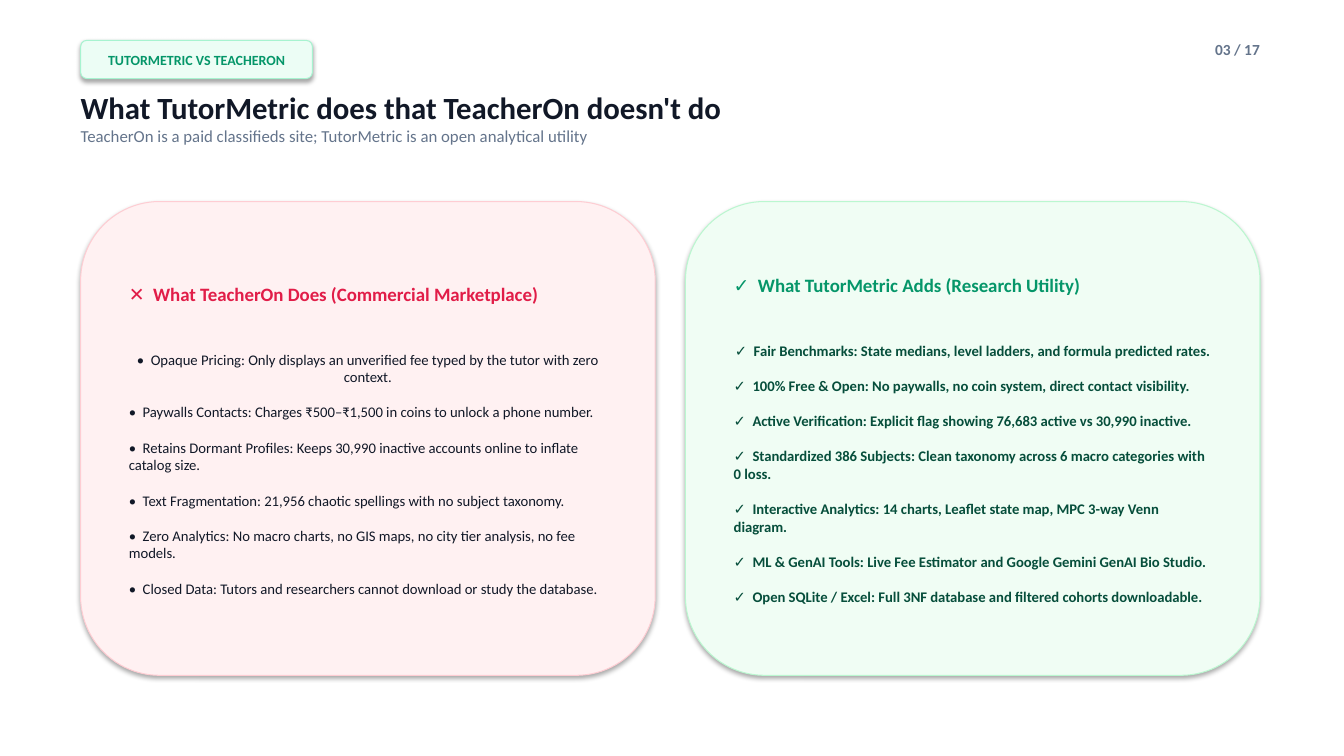
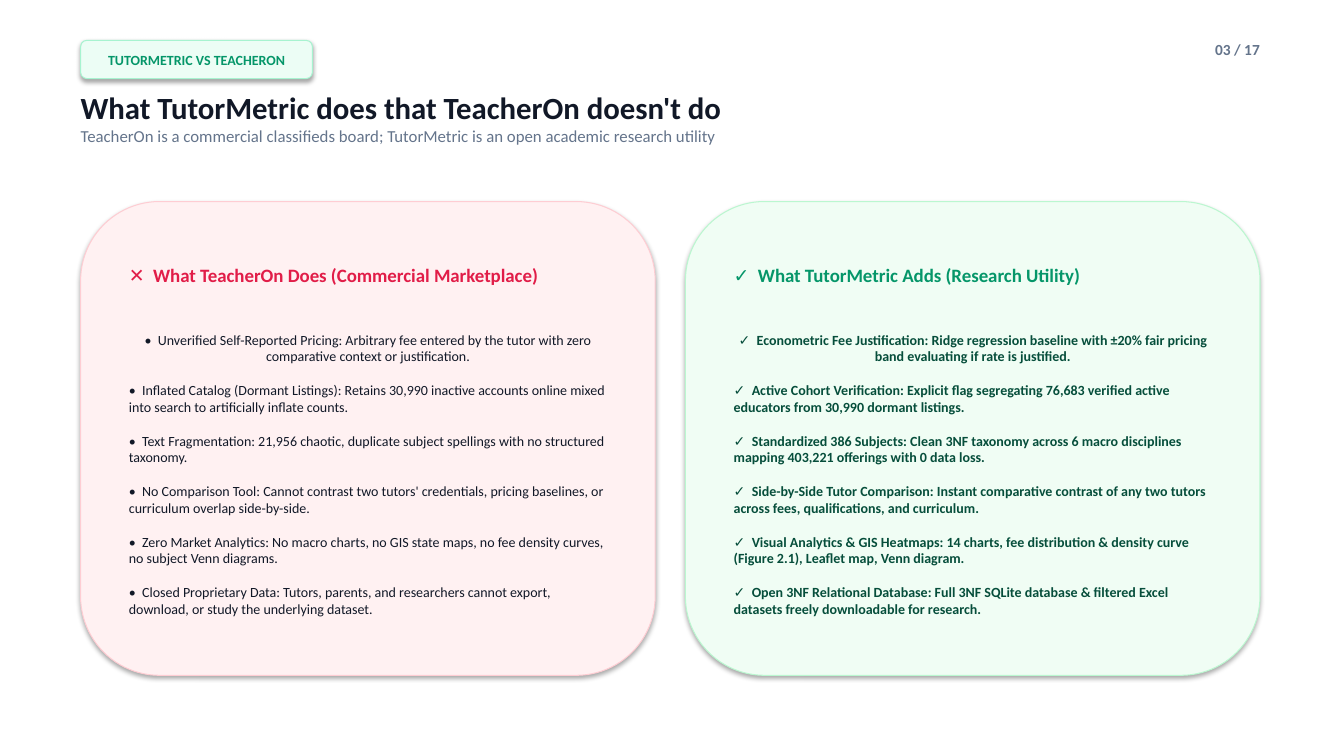
Before and after one commit to nilesh7757/BMPTUTORS, a slide deck: slide 3 of project_showcase_bundle/BMP_Tutors_Deck_Full.pptx. Drawn at 1344x756 pixels with LibreOffice and Linux fonts; fonts in the diff are those of the drawing. Boxes give left, top, right and bottom in pixels: in the first picture for what was removed or moved away, otherwise in the second. Text is boxed around its words. In the diff, an @@ line names an element or a change of style, - is before the commit and + after.

Commit message:
fix(deck): Align TeacherOn vs TutorMetric contrast strictly to actual platform features, removing contact/phone unlocks and adding fee justification, compare tool, active cohort filtering, and open relational data

```diff
--- a/project_showcase_bundle/BMP_Tutors_Deck_Full.pptx
+++ b/project_showcase_bundle/BMP_Tutors_Deck_Full.pptx
@@ text at (x1=81, y1=130, x2=715, y2=145): text changed @@
-TeacherOn is a paid classifieds site; TutorMetric is an open analytical utility
+TeacherOn is a commercial classifieds board; TutorMetric is an open academic research utility
@@ text in rounded rectangle at (x1=129, y1=335, x2=604, y2=617): text changed; size 10.5 to 10 pt @@
-• Opaque Pricing: Only displays an unverified fee typed by the tutor with zero context.
-• Paywalls Contacts: Charges ₹500–₹1,500 in coins to unlock a phone number.
-• Retains Dormant Profiles: Keeps 30,990 inactive accounts online to inflate catalog size.
-• Text Fragmentation: 21,956 chaotic spellings with no subject taxonomy.
-• Zero Analytics: No macro charts, no GIS maps, no city tier analysis, no fee models.
-• Closed Data: Tutors and researchers cannot download or study the database.
+• Unverified Self-Reported Pricing: Arbitrary fee entered by the tutor with zero comparative context or justification.
+• Inflated Catalog (Dormant Listings): Retains 30,990 inactive accounts online mixed into search to artificially inflate counts.
+• Text Fragmentation: 21,956 chaotic, duplicate subject spellings with no structured taxonomy.
+• No Comparison Tool: Cannot contrast two tutors' credentials, pricing baselines, or curriculum overlap side-by-side.
+• Zero Market Analytics: No macro charts, no GIS state maps, no fee density curves, no subject Venn diagrams.
+• Closed Proprietary Data: Tutors, parents, and researchers cannot export, download, or study the underlying dataset.
@@ text in rounded rectangle at (x1=734, y1=335, x2=1207, y2=617): text changed; size 10.5 to 10 pt @@
-✓ Fair Benchmarks: State medians, level ladders, and formula predicted rates.
-✓ 100% Free & Open: No paywalls, no coin system, direct contact visibility.
-✓ Active Verification: Explicit flag showing 76,683 active vs 30,990 inactive.
-✓ Standardized 386 Subjects: Clean taxonomy across 6 macro categories with 0 loss.
-✓ Interactive Analytics: 14 charts, Leaflet state map, MPC 3-way Venn diagram.
-✓ ML & GenAI Tools: Live Fee Estimator and Google Gemini GenAI Bio Studio.
-✓ Open SQLite / Excel: Full 3NF database and filtered cohorts downloadable.
+✓ Econometric Fee Justification: Ridge regression baseline with ±20% fair pricing band evaluating if rate is justified.
+✓ Active Cohort Verification: Explicit flag segregating 76,683 verified active educators from 30,990 dormant listings.
+✓ Standardized 386 Subjects: Clean 3NF taxonomy across 6 macro disciplines mapping 403,221 offerings with 0 data loss.
+✓ Side-by-Side Tutor Comparison: Instant comparative contrast of any two tutors across fees, qualifications, and curriculum.
+✓ Visual Analytics & GIS Heatmaps: 14 charts, fee distribution & density curve (Figure 2.1), Leaflet map, Venn diagram.
+✓ Open 3NF Relational Database: Full 3NF SQLite database & filtered Excel datasets freely downloadable for research.
```
Also in this commit, not shown: 4 other files.
